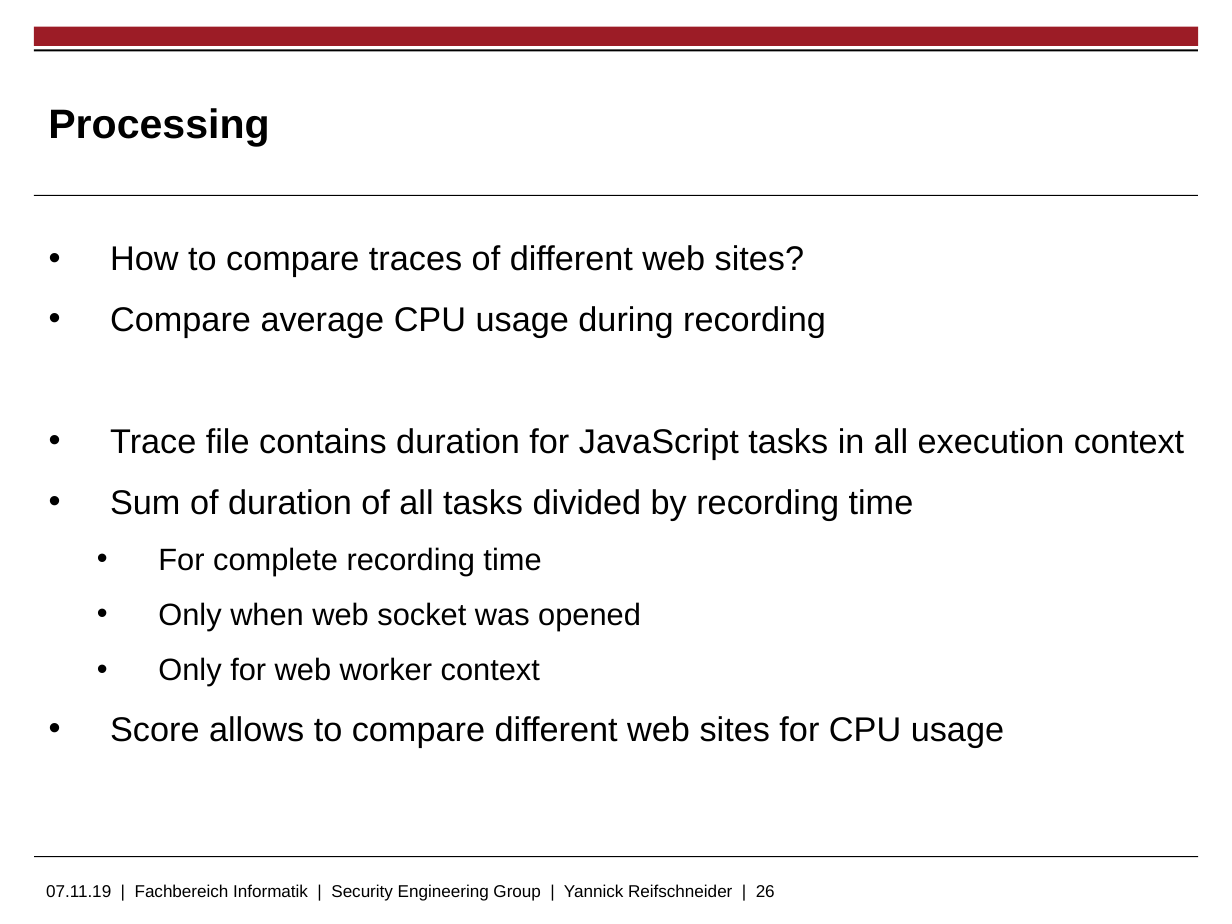
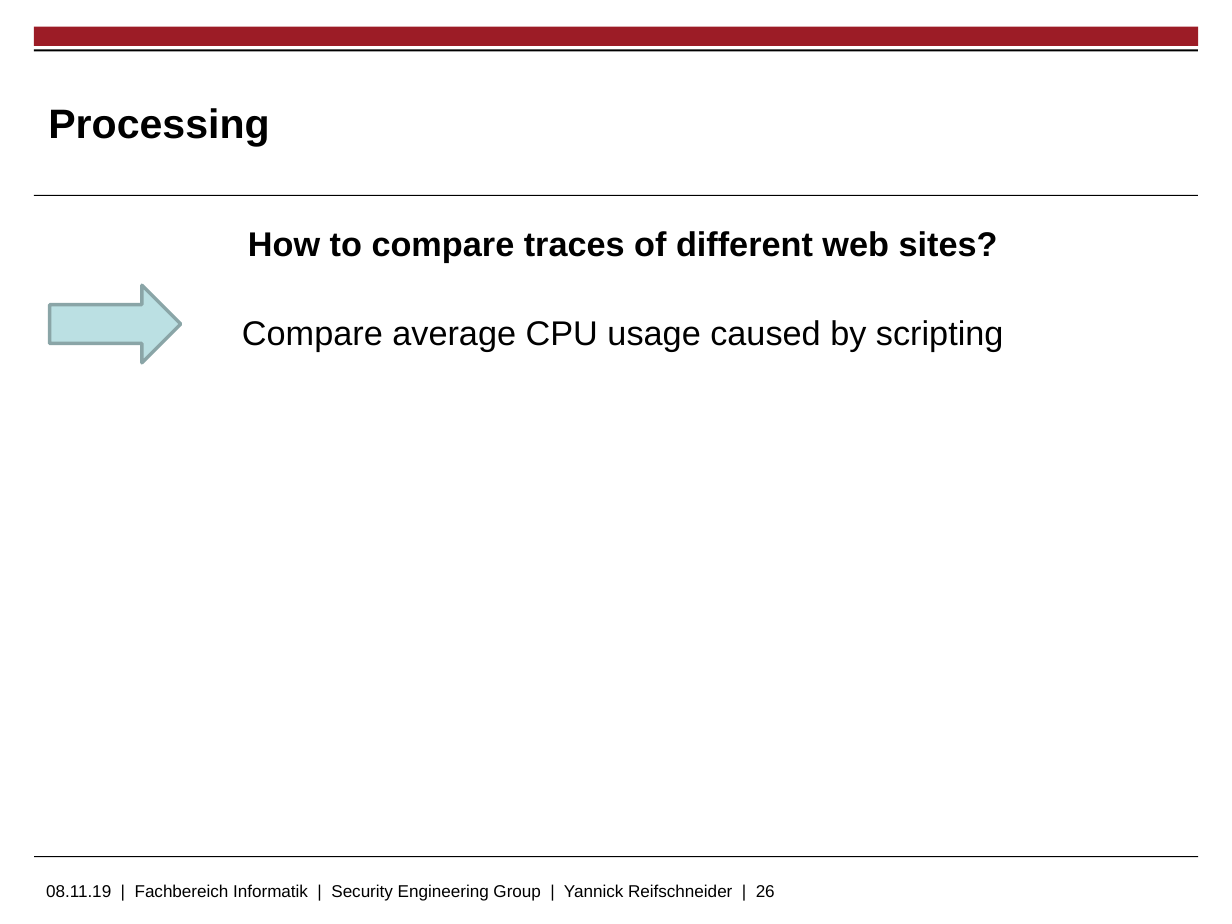
Before and after one commit to skidr0w/background-execution, a slide deck: slide 26 of thesis/slides.pptx. Drawn at 1232x924 pixels with LibreOffice and Linux fonts; fonts in the diff are those of the drawing; grey boxes stand for pictures; background and template pictures are left out. Boxes give left, top, right and bottom in pixels: in the first picture for what was removed or moved away, otherwise in the second. Text is boxed around its words. In the diff, an @@ line names an element or a change of style, - is before the commit and + after.

```diff
--- a/thesis/slides.pptx
+++ b/thesis/slides.pptx
@@ text added at (x1=248, y1=231, x2=998, y2=263), 20 pt, text #000000, bold @@
+How to compare traces of different web sites?
@@ text removed at (x1=110, y1=245, x2=1184, y2=747) @@
-• How to compare traces of different web sites?
-• Compare average CPU usage during recording
-• Trace file contains duration for JavaScript tasks in all execution context
-• Sum of duration of all tasks divided by recording time
-    • For complete recording time
-    • Only when web socket was opened
-    • Only for web worker context
-• Score allows to compare different web sites for CPU usage
@@ down arrow added at (x1=50, y1=285, x2=180, y2=363), fill #BBE0E3, outline #8AA6A8 2 pt @@
@@ text added at (x1=242, y1=320, x2=1004, y2=351), 20 pt, text #000000 @@
+Compare average CPU usage caused by scripting
@@ text at (x1=46, y1=884, x2=775, y2=901): text changed @@
-07.11.19 | Fachbereich Informatik | Security Engineering Group | Yannick Reifschneider | 26
+08.11.19 | Fachbereich Informatik | Security Engineering Group | Yannick Reifschneider | 26
```
Also in this commit, not shown: 17 other slides changed, 2 slides added, 3 slides removed.
